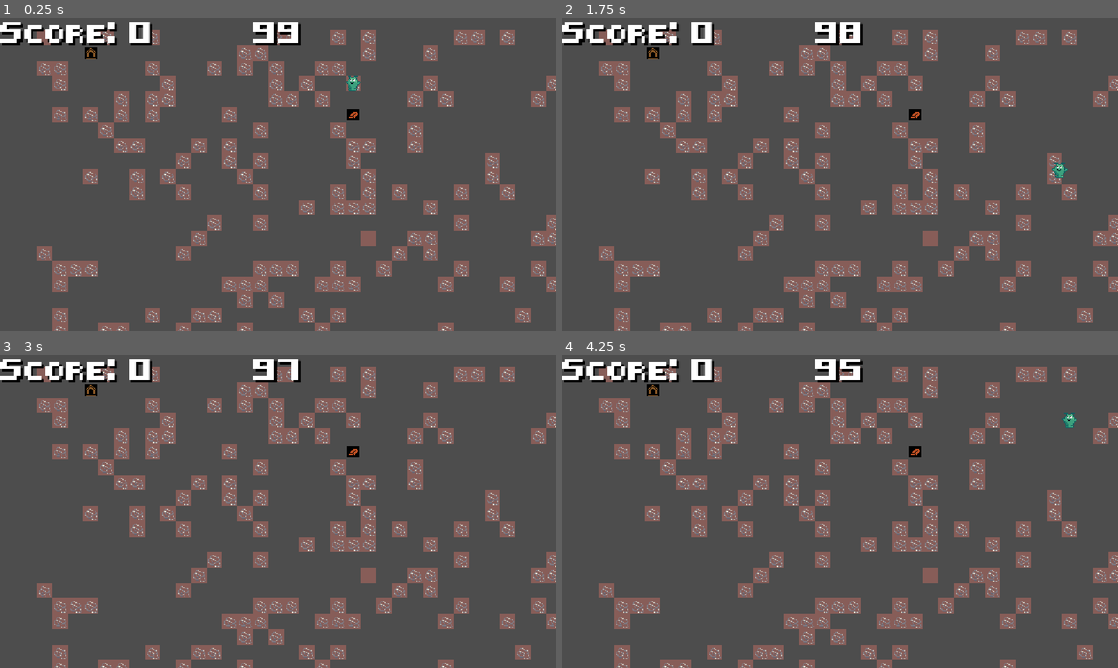
Above: before the commit, frames 1-4 (two rows, left to right).
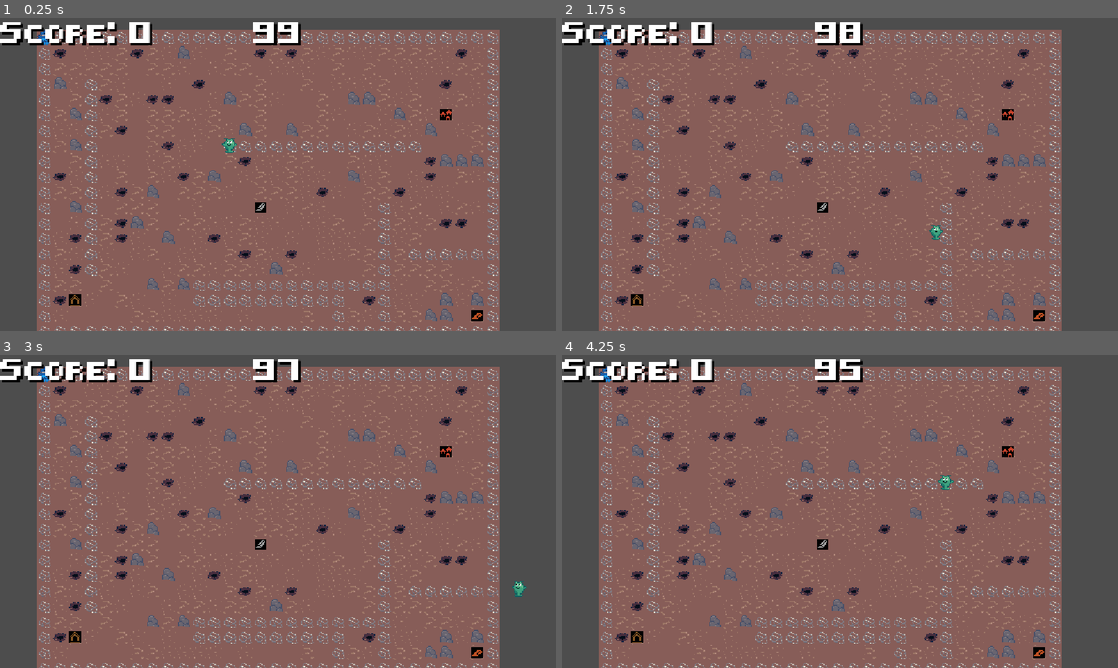
Above: after the commit, the same moments.

Repository: GameAISchool2026members/GloopGloopDelivery
Game: Godot game, scene res://game/game.tscn
Same seed, same stepped clock (60 frames per second), same inputs: the game is played once before the commit and once after it. This scene is started directly instead of the project's main scene.
Inputs (mouse positions are in pixels of both pictures, inside the frame that each line leads up to):
- Up to frame 1 (0.25 s): no input
- Up to frame 2 (1.75 s): tap Enter at 0.5 s; move the mouse to (962, 158) at 0.52 s; hold D (right) 0.53-1.28 s; tap Space (interact) at 0.6, 1.35 s; click (962, 158) at 0.67 s; move the mouse to (728, 190) at 1.27 s; hold S (down) from 1.28 s (still down)
- Up to frame 3 (3 s): move the mouse to (333, 442) at 2.02 s; release S (down) at 2.03 s; hold D (right) 2.03-2.78 s; tap Space (interact) at 2.1, 2.75, 2.85 s; move the mouse to (250, 574) at 2.77 s; hold W (up) from 2.78 s (still down); click (250, 574) at 2.92 s
- Up to frame 4 (4.25 s): move the mouse to (1006, 558) at 3.52 s; release W (up) at 3.53 s; hold A (left) from 3.53 s (still down); tap Space (interact) at 3.6 s

The runs differ from the first frame. In frame 1, 69% of the frame differs, in the area x 6-100%, y 3-100%; in frame 2, 69%; in frame 3, 69%; in frame 4, 69%.
Error before the commit: Invalid type in function 'set_cell' in base 'TileMapLayer (Terrain)'. Cannot convert argument 3 from Nil to Vector2i. (res://navigation_demo/terrain.gd:124)

Commit message:
Use new terrain scene in main game

Diff:
--- a/game/game.tscn
+++ b/game/game.tscn
@@ -4,14 +4,9 @@
 [ext_resource type="Script" uid="uid://c88igffmy7cfq" path="res://game/game_manager.gd" id="1_vasa2"]
 [ext_resource type="Script" uid="uid://ctek3ueshgrhr" path="res://game/gui.gd" id="2_4fuuu"]
 [ext_resource type="Script" uid="uid://bydlo2gs47d03" path="res://game/objectives_manager.gd" id="2_dxrkv"]
+[ext_resource type="PackedScene" uid="uid://dxv44t1na7jg0" path="res://navigation_demo/terrain.tscn" id="5_u5opy"]
 [ext_resource type="PackedScene" uid="uid://ckudr8chj1kgo" path="res://players/human/human_player.tscn" id="6_dakft"]
 [ext_resource type="PackedScene" uid="uid://b8b8erpuqqxvy" path="res://players/robot/robot_player.tscn" id="6_u5opy"]
-[ext_resource type="TileSet" uid="uid://dli2rfow54owf" path="res://navigation_demo/resources/tile_set.tres" id="8_qf6n1"]
-[ext_resource type="Script" uid="uid://mj8q4ma705q" path="res://navigation_demo/random_terrain.gd" id="9_vsp63"]
-[ext_resource type="PackedScene" uid="uid://bjno6tvo3sc2s" path="res://navigation_demo/objects/iron_ore/iron_ore.tscn" id="10_b686c"]
-[ext_resource type="PackedScene" uid="uid://dtdnjx0jaxob2" path="res://navigation_demo/objects/collection_point/collection_point.tscn" id="10_qf6n1"]
-[ext_resource type="PackedScene" uid="uid://bdcpdpi5ui2q1" path="res://navigation_demo/objects/gold_ore/gold_ore.tscn" id="11_hb504"]
-[ext_resource type="PackedScene" uid="uid://ccyvh84kwayqn" path="res://navigation_demo/objects/furnace/furnace.tscn" id="12_ee6o4"]
 
 [sub_resource type="LabelSettings" id="LabelSettings_vasa2"]
 font = ExtResource("1_l1rk1")
@@ -58,7 +53,7 @@
 script = ExtResource("1_vasa2")
 human_player = NodePath("../Players/HumanPlayer")
 robot_player = NodePath("../Players/RobotPlayer")
-terrain = NodePath("../Environment/RandomTerrain")
+terrain = NodePath("../Environment/Terrain")
 objectives_manager = NodePath("../ObjectivesManager")
 
 [node name="ObjectivesManager" type="Node2D" parent="." unique_id=29152518]
@@ -70,21 +65,9 @@
 
 [node name="Environment" type="Node2D" parent="." unique_id=1906198449]
 
-[node name="RandomTerrain" type="TileMapLayer" parent="Environment" unique_id=1162369464]
-unique_name_in_owner = true
-tile_set = ExtResource("8_qf6n1")
-script = ExtResource("9_vsp63")
-width = 40
-height = 25
-min_line_size = 10
-max_line_size = 15
-line_count = 10
-min_poi_dist = 10
-background_tiles = Array[Vector2i]([Vector2i(0, 2), Vector2i(1, 2), Vector2i(5, 2), Vector2i(6, 2), Vector2i(7, 2)])
-obstacle_tiles = Array[Vector2i]([Vector2i(0, 8), Vector2i(1, 8), Vector2i(2, 8), Vector2i(3, 8)])
-resource_scenes = Array[PackedScene]([ExtResource("10_b686c"), ExtResource("11_hb504")])
-processor_scenes = Array[PackedScene]([ExtResource("12_ee6o4")])
-collection_scene = ExtResource("10_qf6n1")
+[node name="Terrain" parent="Environment" unique_id=879474183 instance=ExtResource("5_u5opy")]
+width = 30
+height = 20
 
 [node name="Players" type="Node2D" parent="." unique_id=1032971318]
 
